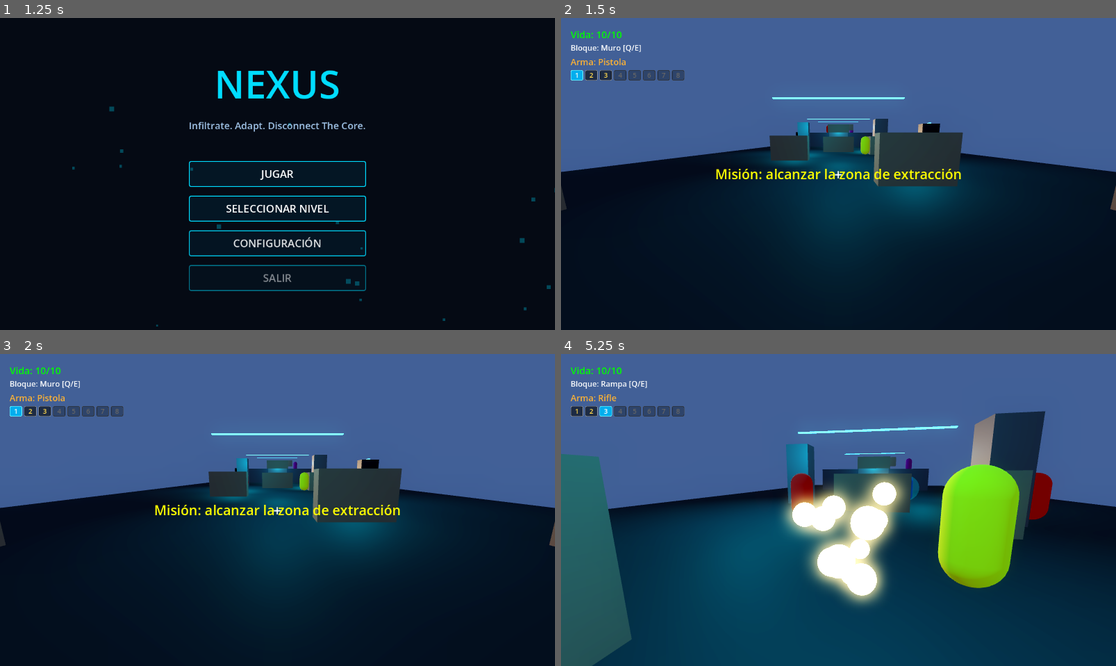
Above: before the commit, frames 1-4 (two rows, left to right).
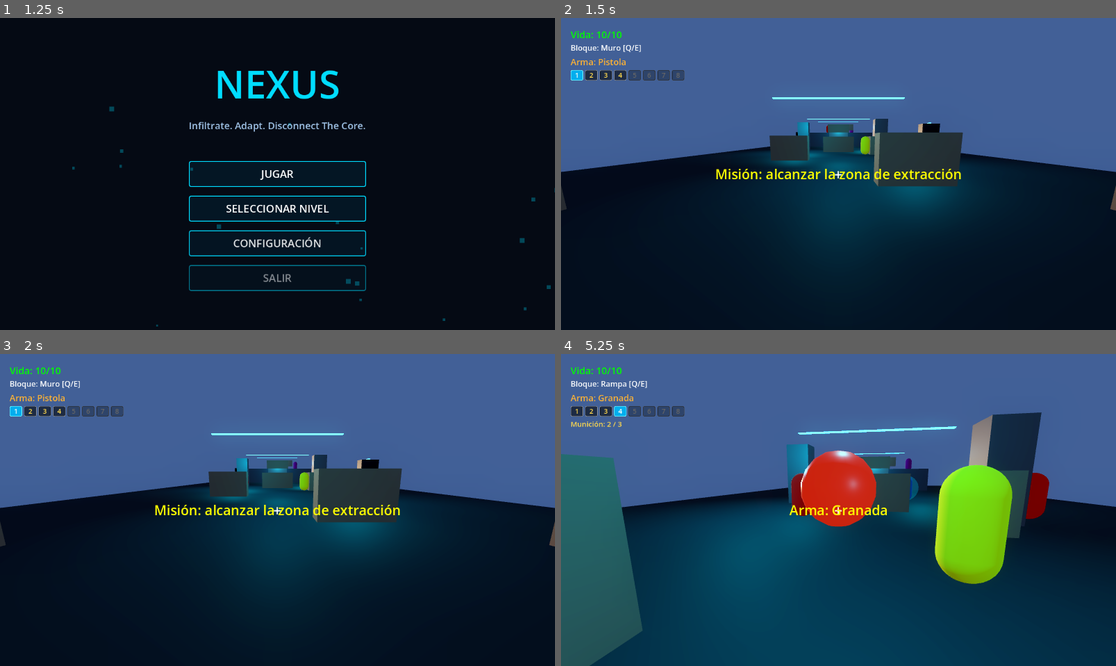
Above: after the commit, the same moments.

Repository: kilder16/NEXUS
Game: Godot game, scene res://scenes/ui/main_menu.tscn
Same seed, same stepped clock (60 frames per second), same inputs: the game is played once before the commit and once after it.
Inputs (mouse positions are in pixels of both pictures, inside the frame that each line leads up to):
- Up to frame 1 (1.25 s): tap Enter at 0.5 s; move the mouse to (399, 158) at 0.52 s; hold Right from 0.53 s (still down); tap Q at 0.6 s; click (399, 158) at 0.67 s; tap Space at 0.77 s
- Up to frame 2 (1.5 s): release Right at 1.25 s; click "JUGAR" at 1.25 s
- Up to frame 3 (2 s): no input
- Up to frame 4 (5.25 s): tap Space at 2, 2.27, 3.77, 4.52 s; move the mouse to (810, 510) at 2.02 s; hold Up from 2.03 s (still down); tap E at 2.1 s; click (810, 510) at 2.17 s; move the mouse to (849, 503) at 2.77 s; tap 1 at 2.85 s; click (849, 503) at 2.92 s; move the mouse to (832, 516) at 3.52 s; tap 2 at 3.6 s; click (832, 516) at 3.67 s; move the mouse to (877, 513) at 4.27 s; tap 3 at 4.35 s; click (877, 513) at 4.42 s; move the mouse to (794, 506) at 5.02 s; tap 4 at 5.1 s; click (794, 506) at 5.17 s

Frame 1 is identical in both runs. In frame 2, less than 0.1% of the frame differs, in the area x 9-12%, y 16-21%; in frame 3, less than 0.1%; in frame 4, 11%, in the area x 1-100%, y 12-100%.

Commit message:
feat(weapons): granadas (slot 4) con explosión en área
Slot 4 = "Granada" (fire_rate 2.0s, max_ammo 3 por nivel). El refactor
de shoot() separa la lógica en _fire_hitscan / _throw_grenade vía
Weapon.type. Weapon class agrega el discriminador 'type' (default
"hitscan") para soportar también rockets/melee en próximas features.

grenade.gd (RigidBody3D, masa 0.5, fuse 2s): al detonar instancia
explosion.tscn, reproduce SFX "explosion" y aplica daño a enemigos
en radio 5u con dropoff lineal (10 al centro, 0 en el borde). Sin
friendly fire (la granada no daña al player).

explosion.tscn + explosion_fx.gd: VFX reusable (partículas naranjas
explosivas + flash OmniLight + onda esférica escalada vía Tween). El
material de la onda se duplica en _ready para que explosiones
simultáneas no compartan el fade.

explosion.wav generado procedural (sub-tono 80→40 Hz + crash de noise,
0.7s con soft-clip).

Co-Authored-By: Claude Opus 4.7 (1M context) <noreply@anthropic.com>

Diff:
--- /dev/null
+++ b/scenes/effects/explosion.tscn
@@ -0,0 +1,61 @@
+[gd_scene format=3 uid="uid://ivr8hyef0uwu"]
+
+[ext_resource type="Script" path="res://scripts/effects/explosion_fx.gd" id="1_explfx"]
+
+[sub_resource type="Gradient" id="grad_expl_inner"]
+offsets = PackedFloat32Array(0, 0.3, 0.7, 1)
+colors = PackedColorArray(1, 1, 0.8, 1, 1, 0.6, 0.1, 1, 0.7, 0.2, 0.05, 0.8, 0.1, 0.05, 0.05, 0)
+
+[sub_resource type="GradientTexture1D" id="grad_expl"]
+gradient = SubResource("grad_expl_inner")
+
+[sub_resource type="ParticleProcessMaterial" id="proc_expl"]
+emission_shape = 1
+emission_sphere_radius = 0.4
+direction = Vector3(0, 0, 0)
+spread = 180.0
+initial_velocity_min = 6.0
+initial_velocity_max = 14.0
+gravity = Vector3(0, -1.5, 0)
+color = Color(1, 0.7, 0.15, 1)
+color_ramp = SubResource("grad_expl")
+scale_min = 0.2
+scale_max = 0.4
+
+[sub_resource type="BoxMesh" id="expl_shard_mesh"]
+size = Vector3(0.18, 0.18, 0.18)
+
+[sub_resource type="SphereMesh" id="shockwave_mesh"]
+radius = 1.0
+height = 2.0
+radial_segments = 32
+rings = 16
+
+[sub_resource type="StandardMaterial3D" id="shockwave_mat"]
+transparency = 1
+shading_mode = 0
+albedo_color = Color(1, 0.95, 0.7, 0.6)
+emission_enabled = true
+emission = Color(1, 0.85, 0.4, 1)
+emission_energy_multiplier = 1.5
+
+[node name="Explosion" type="Node3D"]
+script = ExtResource("1_explfx")
+
+[node name="Particles" type="GPUParticles3D" parent="."]
+emitting = true
+amount = 64
+lifetime = 0.7
+one_shot = true
+explosiveness = 0.98
+process_material = SubResource("proc_expl")
+draw_pass_1 = SubResource("expl_shard_mesh")
+
+[node name="Flash" type="OmniLight3D" parent="."]
+light_color = Color(1, 0.9, 0.6, 1)
+light_energy = 8.0
+omni_range = 8.0
+
+[node name="Shockwave" type="MeshInstance3D" parent="."]
+mesh = SubResource("shockwave_mesh")
+surface_material_override/0 = SubResource("shockwave_mat")
--- /dev/null
+++ b/scenes/weapons/grenade.tscn
@@ -0,0 +1,36 @@
+[gd_scene load_steps=5 format=3 uid="uid://bgrenade000001"]
+
+[ext_resource type="Script" path="res://scripts/weapons/grenade.gd" id="1_grenade"]
+
+[sub_resource type="SphereShape3D" id="GrenadeShape"]
+radius = 0.18
+
+[sub_resource type="SphereMesh" id="GrenadeMesh"]
+radius = 0.18
+height = 0.36
+radial_segments = 16
+rings = 8
+
+[sub_resource type="StandardMaterial3D" id="GrenadeMat"]
+albedo_color = Color(0.85, 0.1, 0.1, 1)
+metallic = 0.3
+roughness = 0.4
+emission_enabled = true
+emission = Color(1, 0.2, 0.1, 1)
+emission_energy_multiplier = 0.6
+
+[node name="Grenade" type="RigidBody3D"]
+mass = 0.5
+script = ExtResource("1_grenade")
+
+[node name="CollisionShape3D" type="CollisionShape3D" parent="."]
+shape = SubResource("GrenadeShape")
+
+[node name="MeshInstance3D" type="MeshInstance3D" parent="."]
+mesh = SubResource("GrenadeMesh")
+surface_material_override/0 = SubResource("GrenadeMat")
+
+[node name="Light" type="OmniLight3D" parent="."]
+light_color = Color(1, 0.3, 0.2, 1)
+light_energy = 0.6
+omni_range = 1.5
--- /dev/null
+++ b/scripts/effects/explosion_fx.gd
@@ -0,0 +1,38 @@
+extends Node3D
+
+# Auto-destruye el efecto y maneja los tweens del flash (OmniLight) y la
+# onda expansiva (SphereMesh). Las partículas son one_shot y se apagan solas.
+
+@export var lifetime_seconds: float = 1.0
+@export var flash_peak_energy: float = 8.0
+@export var shockwave_max_scale: float = 5.0
+
+@onready var _flash: OmniLight3D = get_node_or_null("Flash")
+@onready var _shock: MeshInstance3D = get_node_or_null("Shockwave")
+
+func _ready() -> void:
+	if _flash:
+		_flash.light_energy = flash_peak_energy
+		var t_flash := create_tween()
+		t_flash.tween_property(_flash, "light_energy", 0.0, lifetime_seconds * 0.6)
+	if _shock:
+		_shock.scale = Vector3.ONE * 0.3
+		# Duplicar el material para que explosiones simultáneas no compartan
+		# fade (el SubResource del .tscn es compartido entre instancias).
+		var src_mat: Material = _shock.get_active_material(0)
+		var mat: StandardMaterial3D = null
+		if src_mat is StandardMaterial3D:
+			mat = src_mat.duplicate() as StandardMaterial3D
+			_shock.set_surface_override_material(0, mat)
+		var t_shock := create_tween()
+		t_shock.set_parallel(true)
+		t_shock.tween_property(_shock, "scale", Vector3.ONE * shockwave_max_scale, lifetime_seconds * 0.8)
+		if mat:
+			var start_alpha: float = mat.albedo_color.a
+			t_shock.tween_method(
+				func(a: float) -> void:
+					mat.albedo_color.a = a,
+				start_alpha, 0.0, lifetime_seconds * 0.8
+			)
+	await get_tree().create_timer(lifetime_seconds).timeout
+	queue_free()
--- a/scripts/player/player.gd
+++ b/scripts/player/player.gd
@@ -38,6 +38,12 @@
 
 # Precargar la escena del bloque
 var block_scene = preload("res://scenes/building/block.tscn")
+
+# Escenas de armas no-hitscan (granadas, cohetes, etc).
+const GRENADE_SCENE: PackedScene = preload("res://scenes/weapons/grenade.tscn")
+# Parámetros de lanzamiento de granada (arco hacia donde apunta la cámara).
+const GRENADE_THROW_FORCE: float = 12.0
+const GRENADE_LIFT: float = 3.0
 
 func _ready():
 	add_to_group("player")
@@ -65,6 +71,9 @@
 		Weapon.new("Pistola", 1, 0.2, 50.0),
 		Weapon.new("Escopeta", 3, 0.8, 10.0, 0.12, 6),
 		Weapon.new("Rifle", 2, 0.4, 100.0),
+		# Slot 4: Granada. fire_rate 2.0s (cooldown entre lanzamientos),
+		# max_ammo 3 (se resetea naturalmente en cada nivel vía _ready).
+		Weapon.new("Granada", 0, 2.0, 0.0, 0.0, 1, 3, "grenade"),
 	]
 
 func _input(event):
@@ -137,10 +146,24 @@
 		AudioManager.play_sfx("empty_click")
 		shoot_cooldown = 0.25  # pequeño debounce para que el click no spamme.
 		return
+
+	# Branchear por tipo. Cada handler aplica su efecto; el consumo de
+	# munición y cooldown sucede acá para todos por igual.
+	match w.type:
+		"hitscan":
+			_fire_hitscan(w)
+		"grenade":
+			_throw_grenade(w)
+		_:
+			push_warning("Tipo de arma no soportado todavía: " + w.type)
+			return
+
 	w.consume_ammo()
 	if w.has_limited_ammo():
 		update_hud()
 	shoot_cooldown = w.fire_rate
+
+func _fire_hitscan(w: Weapon) -> void:
 	AudioManager.play_sfx_pitched("shot")
 	ParticleManager.spawn_muzzle_flash(
 		camera.global_position - camera.global_transform.basis.z * 0.5,
@@ -178,6 +201,17 @@
 			else:
 				ParticleManager.spawn_impact(result.position, result.normal, "wall")
 
+func _throw_grenade(_w: Weapon) -> void:
+	var grenade: RigidBody3D = GRENADE_SCENE.instantiate()
+	get_tree().current_scene.add_child(grenade)
+	# Spawn justo delante de la cámara para no chocar consigo mismo en el primer frame.
+	var forward: Vector3 = -camera.global_transform.basis.z
+	grenade.global_position = camera.global_position + forward * 0.6
+	# Velocidad inicial: empuje hacia adelante + lift para que el arco
+	# sea visible en distancia media.
+	grenade.linear_velocity = forward * GRENADE_THROW_FORCE + Vector3.UP * GRENADE_LIFT
+	AudioManager.play_sfx_pitched("shot")
+
 func build():
 	if raycast.is_colliding():
 		var point = raycast.get_collision_point()
--- a/scripts/systems/audio_manager.gd
+++ b/scripts/systems/audio_manager.gd
@@ -69,6 +69,7 @@
 	_sfx_streams["ui_hover"] = _ensure_stream(SFX_DIR + "ui_hover.wav", _gen_ui_hover)
 	_sfx_streams["ui_click"] = _ensure_stream(SFX_DIR + "ui_click.wav", _gen_ui_click)
 	_sfx_streams["empty_click"] = _ensure_stream(SFX_DIR + "empty_click.wav", _gen_empty_click)
+	_sfx_streams["explosion"] = _ensure_stream(SFX_DIR + "explosion.wav", _gen_explosion)
 	_music_streams["menu_music"] = _ensure_stream(MUSIC_DIR + "menu_music.wav", _gen_menu_music, true)
 
 func _ensure_stream(path: String, generator: Callable, is_music: bool = false) -> AudioStreamWAV:
@@ -286,6 +287,27 @@
 		_write_sample(data, i, s * 0.8)
 	return _build_stream(data, sr)
 
+func _gen_explosion() -> AudioStreamWAV:
+	# "Boom" grave: sub-tono cayendo (80→40 Hz) + crash de noise. Decay largo.
+	# Soft-clip al final para que el pico inicial no rompa speakers.
+	var sr := 44100
+	var dur := 0.7
+	var n := int(sr * dur)
+	var data := PackedByteArray()
+	data.resize(n * 2)
+	var phase: float = 0.0
+	for i in range(n):
+		var t: float = float(i) / sr
+		var freq: float = lerp(80.0, 40.0, t / dur)
+		phase += TAU * freq / sr
+		var tonal: float = sin(phase) * _env_ad(t, 0.005, 0.500)
+		var noise: float = _rng.randf_range(-1.0, 1.0)
+		var noise_env: float = _env_ad(t, 0.002, 0.300)
+		var s: float = tonal * 0.65 + noise * noise_env * 0.55
+		s = _soft_clip(s, 0.75)
+		_write_sample(data, i, s * 0.9)
+	return _build_stream(data, sr)
+
 func _gen_empty_click() -> AudioStreamWAV:
 	# "Tac" seco mid-low para indicar gatillo sin munición. Sin tonal,
 	# todo noise corto con envolvente súper rápida.
--- /dev/null
+++ b/scripts/weapons/grenade.gd
@@ -0,0 +1,47 @@
+extends RigidBody3D
+
+# Granada física: fuse de 2s, al explotar instancia VFX, reproduce SFX y
+# aplica daño en radio con dropoff lineal. No daña al player (no friendly fire).
+
+const FUSE_TIME: float = 2.0
+const EXPLOSION_RADIUS: float = 5.0
+const EXPLOSION_DAMAGE: int = 10
+
+const EXPLOSION_SCENE: PackedScene = preload("res://scenes/effects/explosion.tscn")
+
+var _exploded: bool = false
+
+func _ready() -> void:
+	var timer := Timer.new()
+	timer.wait_time = FUSE_TIME
+	timer.one_shot = true
+	timer.timeout.connect(_explode)
+	add_child(timer)
+	timer.start()
+
+func _explode() -> void:
+	if _exploded:
+		return
+	_exploded = true
+
+	var scene: Node = get_tree().current_scene
+	if scene != null:
+		var fx: Node3D = EXPLOSION_SCENE.instantiate()
+		scene.add_child(fx)
+		fx.global_position = global_position
+
+	AudioManager.play_sfx("explosion")
+
+	# Daño en radio sólo a enemigos. Falloff lineal: 100% al centro, 0% en el borde.
+	for enemy in get_tree().get_nodes_in_group("enemy"):
+		if not enemy.has_method("take_damage"):
+			continue
+		var dist: float = global_position.distance_to(enemy.global_position)
+		if dist > EXPLOSION_RADIUS:
+			continue
+		var falloff: float = clamp(1.0 - (dist / EXPLOSION_RADIUS), 0.0, 1.0)
+		var dmg: int = int(round(EXPLOSION_DAMAGE * falloff))
+		if dmg > 0:
+			enemy.take_damage(dmg)
+
+	queue_free()
--- a/scripts/weapons/weapon.gd
+++ b/scripts/weapons/weapon.gd
@@ -12,6 +12,13 @@
 var pellets: int       # número de raycasts por disparo
 var max_ammo: int      # < 0 = infinita; >= 0 = capacidad por nivel
 var ammo: int          # munición restante (< 0 = infinita)
+# Discriminador de handler en player.gd::shoot(). Valores soportados:
+#   "hitscan"      (pistola/rifle/escopeta — raycast inmediato)
+#   "grenade"      (slot 4 — RigidBody con fuse)
+#   "rocket"       (slot 5 — proyectil lineal, en Feature 2.4)
+#   "melee_swing"  (slots 6-7 — swing puntual, en Features 3.2/3.3)
+#   "melee_held"   (slot 8 — DPS continuo, en Feature 3.4)
+var type: String
 
 func _init(
 	p_name: String,
@@ -21,6 +28,7 @@
 	p_spread: float = 0.0,
 	p_pellets: int = 1,
 	p_max_ammo: int = -1,
+	p_type: String = "hitscan",
 ):
 	weapon_name = p_name
 	damage = p_damage
@@ -30,6 +38,7 @@
 	pellets = p_pellets
 	max_ammo = p_max_ammo
 	ammo = p_max_ammo
+	type = p_type
 
 func has_limited_ammo() -> bool:
 	return max_ammo >= 0
Not shown, added: scripts/effects/explosion_fx.gd.uid
Not shown, added: scripts/weapons/grenade.gd.uid
